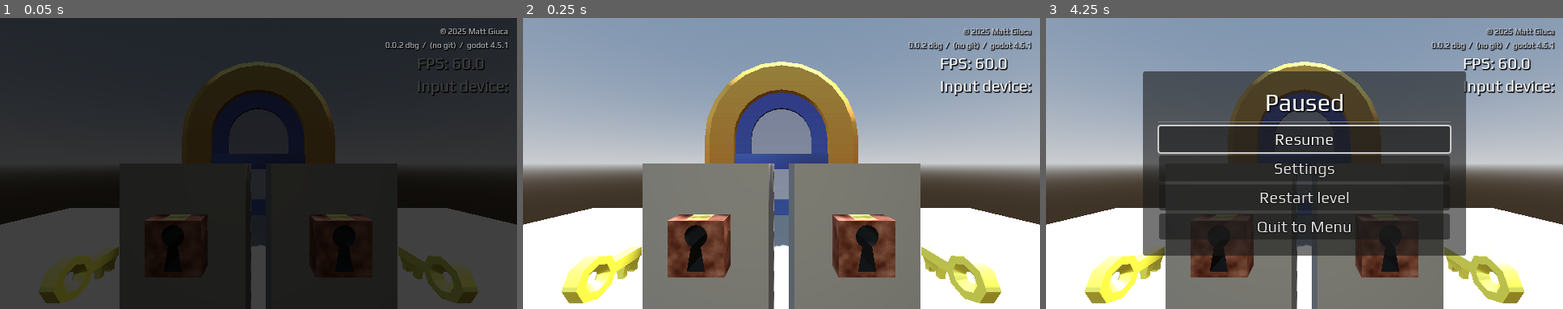
Above: before the commit, frames 1-3 (left to right).
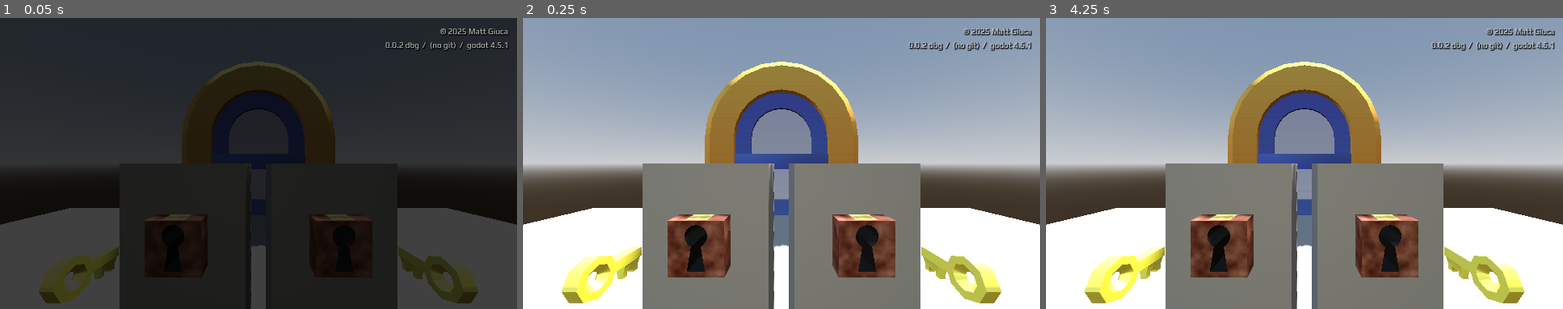
Above: after the commit, the same moments.

Repository: mgiuca/two-hands
Game: Godot game, scene res://scenes/main.tscn
Same seed, same stepped clock (60 frames per second), same inputs: the game is played once before the commit and once after it. Sound files missing from this copy of the repository are replaced by a short silence.
Inputs (mouse positions are in pixels of both pictures, inside the frame that each line leads up to):
- Up to frame 1 (0.05 s): no input
- Up to frame 2 (0.25 s): no input
- Up to frame 3 (4.25 s): tap Enter (ui_accept) at 0.5, 0.77, 1.07, 1.25, 2, 2.75, 3.5, 3.77, 4.07 s; move the mouse to (1418, 148) at 0.52 s; hold Right (ui_right) 0.53-1.25 s; click (1418, 148) at 0.67 s; drag from (1201, 178) to (1278, 221) at 1.27 s; move the mouse to (1356, 99) at 2.02 s; hold Right (ui_right) 2.03-2.75 s; click (1356, 99) at 2.17 s; drag from (1278, 221) to (1149, 119) at 2.77 s; move the mouse to (1459, 207) at 3.52 s; hold Left (ui_left) from 3.53 s (still down); click (1459, 207) at 3.67 s; tap Escape (menu, bound only before the commit) at 4.15 s

The runs differ from the first frame. In frame 1, 0.4% of the frame differs, in the area x 80-99%, y 13-27%; in frame 2, 0.8%; in frame 3, 39%, in the area x 18-99%, y 13-82%.

Commit message:
Deleted all 2D menus and UIs.
These were left over from the starter framework. Not going to have
menus.

Also deleted HUD and Settings.

Diff:
--- a/project.godot
+++ b/project.godot
@@ -70,12 +70,6 @@
 , Object(InputEventJoypadButton,"resource_local_to_scene":false,"resource_name":"","device":-1,"button_index":1,"pressure":0.0,"pressed":true,"script":null)
 ]
 }
-menu={
-"deadzone": 0.5,
-"events": [Object(InputEventKey,"resource_local_to_scene":false,"resource_name":"","device":-1,"window_id":0,"alt_pressed":false,"shift_pressed":false,"ctrl_pressed":false,"meta_pressed":false,"pressed":false,"keycode":0,"physical_keycode":4194305,"key_label":0,"unicode":0,"location":0,"echo":false,"script":null)
-, Object(InputEventJoypadButton,"resource_local_to_scene":false,"resource_name":"","device":-1,"button_index":6,"pressure":0.0,"pressed":true,"script":null)
-]
-}
 debug_prev_level={
 "deadzone": 0.5,
 "events": [Object(InputEventKey,"resource_local_to_scene":false,"resource_name":"","device":-1,"window_id":0,"alt_press …(193 unchanged characters)…
--- a/scenes/level.gd
+++ b/scenes/level.gd
@@ -1,7 +1,5 @@
 class_name Level
 extends Node
-
-@onready var hud : HUD = $UI/HUD
 
 @export_group('Setup')
 
@@ -23,12 +21,6 @@
 @export var custom_victory_sound : AudioStream
 
 @export_group('Debug')
-
-## If true, UI shows lots of extra debugging info.
-@export var debug_info : bool
-
-## Bypass the menu and immediately exit.
-@export var esc_immediately_quits : bool = false
 
 ## Introduces an artificial random lag each (actual) frame to simulate a
 ## low-performance device.
@@ -52,8 +44,6 @@
 
   LevelManager.current_level = self
 
-  hud.debug_visible = debug_info
-
   activator1.activate.connect(_on_activator_activate.bind(0))
   activator1.deactivate.connect(_on_activator_deactivate.bind(0))
   activator2.activate.connect(_on_activator_activate.bind(1))
@@ -67,25 +57,14 @@
 
 func _unhandled_input(event: InputEvent) -> void:
   # Meta/UI inputs.
-  if event.is_action_pressed('menu'):
-    if esc_immediately_quits:
-      get_tree().quit()
-    else:
-      (%Menu as Menu).show_menu()
-  elif event.is_action_pressed('debug_prev_level'):
+  if event.is_action_pressed('debug_prev_level'):
     LevelManager.switch_to_prev_level()
   elif event.is_action_pressed('debug_next_level'):
     LevelManager.switch_to_next_level()
   elif event.is_action_pressed('debug_complete_level'):
     complete_level()
 
-func _process(delta: float) -> void:
-  # Delta in real-world seconds.
-  # TODO: Only relevant if this game changes Engine.time_scale.
-  # If not, just use delta.
-  var delta_real_s := delta / Engine.time_scale
-  hud.set_framerate(1.0 / delta_real_s)
-
+func _process(_delta: float) -> void:
   if artificial_lag:
     # Artificial delay for testing.
     var x : float
--- a/scenes/level.tscn
+++ b/scenes/level.tscn
@@ -1,8 +1,6 @@
-[gd_scene load_steps=13 format=3 uid="uid://tdgkmflrwhol"]
+[gd_scene load_steps=11 format=3 uid="uid://tdgkmflrwhol"]
 
 [ext_resource type="Script" uid="uid://6el64wahmcuf" path="res://scenes/level.gd" id="1_j03b7"]
-[ext_resource type="PackedScene" uid="uid://c7js5gws2kjj5" path="res://scenes/ui/menu.tscn" id="3_8hwtq"]
-[ext_resource type="PackedScene" uid="uid://cj46p1qq7r6sp" path="res://scenes/ui/hud.tscn" id="4_epnyg"]
 [ext_resource type="AudioStream" uid="uid://d1x6iomieb5hh" path="res://sounds/success1.wav" id="6_olg7q"]
 [ext_resource type="AudioStream" uid="uid://bnj8gutlqrt4a" path="res://sounds/success2.wav" id="7_t1rx8"]
 [ext_resource type="AudioStream" uid="uid://c7kv2im1bv0o3" path="res://sounds/success3.wav" id="8_8iemx"]
@@ -31,7 +29,6 @@
 
 [node name="Level" type="Node"]
 script = ExtResource("1_j03b7")
-debug_info = true
 
 [node name="Sun" type="DirectionalLight3D" parent="."]
 transform = Transform3D(-0.8660254, -0.43301278, 0.25, 0, 0.49999997, 0.86602545, -0.50000006, 0.75, -0.43301266, 0, 0, 0)
@@ -39,15 +36,6 @@
 
 [node name="WorldEnvironment" type="WorldEnvironment" parent="."]
 environment = SubResource("Environment_mx8sn")
-
-[node name="UI" type="CanvasLayer" parent="."]
-
-[node name="HUD" parent="UI" instance=ExtResource("4_epnyg")]
-
-[node name="Menu" parent="UI" instance=ExtResource("3_8hwtq")]
-unique_name_in_owner = true
-process_mode = 2
-visible = false
 
 [node name="SndSuccess" type="AudioStreamPlayer" parent="."]
 stream = SubResource("AudioStreamRandomizer_wc255")
--- a/scenes/main_menu.gd
+++ /dev/null
@@ -1,112 +0,0 @@
-extends Node
-
-const CREDITS_SCROLL_CONTINUOUS = 300
-var txt_credits_focused : bool = false
-
-@onready var settings : Settings = %Settings
-
-@export_group('Settings')
-
-## Default volume of the music bus (0.0-1.0).
-@export var music_volume : float = 1.0
-
-## Default volume of the sound effects bus (0.0-1.0).
-@export var sound_effects_volume : float = 1.0
-
-func _ready() -> void:
-  if Main.ensure_main_and_load_file(self):
-    return
-
-  Globals.init_settings(music_volume, sound_effects_volume)
-
-  if OS.has_feature('mobile') or OS.has_feature('web'):
-    # Doesn't make sense to "quit" on mobile or web.
-    # (Especially web, which just crashes.)
-    (%BtnQuit as Control).hide()
-
-  (%BtnStart as Control).grab_focus()
-
-func _unhandled_input(event: InputEvent) -> void:
-  if event.is_action_pressed('ui_cancel'):
-    if (%Credits as Control).visible:
-      credits_back()
-
-func _process(delta: float) -> void:
-  # Manually continuously scroll based on the up/down axes.
-  # It is too janky to handle this as an input event, and the default handler
-  # doesn't work with joystick at all for some reason.
-  if txt_credits_focused:
-    var motion : float = Input.get_axis('ui_up', 'ui_down')
-    if motion != 0:
-      var scroll := (%TxtCredits as RichTextLabel).get_v_scroll_bar()
-      scroll.value += motion * CREDITS_SCROLL_CONTINUOUS * delta
-
-func _on_btn_start_pressed() -> void:
-  LevelManager.switch_to_level_index(0)
-
-func _on_btn_level_select_pressed() -> void:
-  populate_level_chooser()
-  (%TopLevel as Control).hide()
-  (%LevelChooser as Control).show()
-  var lst_levels : ItemList = %LstLevels
-  lst_levels.grab_focus()
-  if lst_levels.item_count > 0:
-    lst_levels.select(0)
-
-func _on_btn_settings_pressed() -> void:
-  (%TopLevel as Control).hide()
-  (%Settings as Settings).show_dialog()
-
-func _on_btn_credits_pressed() -> void:
-  (%TopLevel as Control).hide()
-  (%Credits as Control).show()
-  (%TxtCredits as Control).grab_focus()
-
-func _on_btn_quit_pressed() -> void:
-  get_tree().quit()
-
-func _on_settings_closed() -> void:
-  (%TopLevel as Control).show()
-  (%BtnStart as Control).grab_focus()
-
-func _on_levelchooser_btn_back_pressed() -> void:
-  (%TopLevel as Control).show()
-  (%LevelChooser as Control).hide()
-  (%BtnStart as Control).grab_focus()
-
-func _on_lst_levels_item_activated(index: int) -> void:
-  LevelManager.switch_to_level_index(index)
-
-func _on_lst_levels_item_clicked(index: int, _at_position: Vector2, _mouse_button_index: int) -> void:
-  LevelManager.switch_to_level_index(index)
-
-func credits_back() -> void:
-  (%Credits as Control).hide()
-  (%TopLevel as Control).show()
-  (%BtnStart as Control).grab_focus()
-
-func _on_credits_btn_back_pressed() -> void:
-  credits_back()
-
-func _on_txt_credits_gui_input(event: InputEvent) -> void:
-  # Simply mask ui_down and ui_up events to avoid the focus switching (see
-  # _process for handling of scrolling).
-  var txt : RichTextLabel = %TxtCredits
-  if event.is_action_pressed('ui_down', true) or event.is_action_pressed('ui_up', true):
-    txt.accept_event()
-    return
-
-func _on_txt_credits_focus_entered() -> void:
-  txt_credits_focused = true
-
-func _on_txt_credits_focus_exited() -> void:
-  txt_credits_focused = false
-
-func _on_txt_credits_meta_clicked(meta: Variant) -> void:
-  OS.shell_open(str(meta))
-
-func populate_level_chooser() -> void:
-  var list : ItemList = %LstLevels
-  list.clear()
-  for level in LevelManager.LEVEL_NAMES:
-    list.add_item(LevelManager.level_display_name(level))
--- a/scenes/main_menu.tscn
+++ b/scenes/main_menu.tscn
@@ -1,8 +1,122 @@
-[gd_scene load_steps=7 format=3 uid="uid://bvweswfxul5oo"]
-
-[ext_resource type="Script" uid="uid://5ic8vnmqsxg4" path="res://scenes/main_menu.gd" id="1_rxnnp"]
+[gd_scene load_steps=7 format=3 uid="uid://c8iwy5er36slo"]
+
 [ext_resource type="Theme" uid="uid://cav6s4wk6wpbp" path="res://themes/ui.tres" id="1_xyfva"]
 [ext_resource type="PackedScene" uid="uid://f3wv5ma8xvb0" path="res://scenes/ui/settings.tscn" id="3_wo74h"]
+
+[sub_resource type="GDScript" id="GDScript_ekxnf"]
+script/source = "extends Node
+
+const CREDITS_SCROLL_CONTINUOUS = 300
+var txt_credits_focused : bool = false
+
+@onready var settings : Settings = %Settings
+
+@export_group('Settings')
+
+## Default volume of the music bus (0.0-1.0).
+@export var music_volume : float = 1.0
+
+## Default volume of the sound effects bus (0.0-1.0).
+@export var sound_effects_volume : float = 1.0
+
+func _ready() -> void:
+  if Main.ensure_main_and_load_file(self):
+    return
+
+  Globals.init_settings(music_volume, sound_effects_volume)
+
+  if OS.has_feature('mobile') or OS.has_feature('web'):
+    # Doesn't make sense to \"quit\" on mobile or web.
+    # (Especially web, which just crashes.)
+    (%BtnQuit as Control).hide()
+
+  (%BtnStart as Control).grab_focus()
+
+func _unhandled_input(event: InputEvent) -> void:
+  if event.is_action_pressed('ui_cancel'):
+    if (%Credits as Control).visible:
+      credits_back()
+
+func _process(delta: float) -> void:
+  # Manually continuously scroll based on the up/down axes.
+  # It is too janky to handle this as an input event, and the default handler
+  # doesn't work with joystick at all for some reason.
+  if txt_credits_focused:
+    var motion : float = Input.get_axis('ui_up', 'ui_down')
+    if motion != 0:
+      var scroll := (%TxtCredits as RichTextLabel).get_v_scroll_bar()
+      scroll.value += motion * CREDITS_SCROLL_CONTINUOUS * delta
+
+func _on_btn_start_pressed() -> void:
+  LevelManager.switch_to_level_index(0)
+
+func _on_btn_level_select_pressed() -> void:
+  populate_level_chooser()
+  (%TopLevel as Control).hide()
+  (%LevelChooser as Control).show()
+  var lst_levels : ItemList = %LstLevels
+  lst_levels.grab_focus()
+  if lst_levels.item_count > 0:
+    lst_levels.select(0)
+
+func _on_btn_settings_pressed() -> void:
+  (%TopLevel as Control).hide()
+  (%Settings as Settings).show_dialog()
+
+func _on_btn_credits_pressed() -> void:
+  (%TopLevel as Control).hide()
+  (%Credits as Control).show()
+  (%TxtCredits as Control).grab_focus()
+
+func _on_btn_quit_pressed() -> void:
+  get_tree().quit()
+
+func _on_settings_closed() -> void:
+  (%TopLevel as Control).show()
+  (%BtnStart as Control).grab_focus()
+
+func _on_levelchooser_btn_back_pressed() -> void:
+  (%TopLevel as Control).show()
+  (%LevelChooser as Control).hide()
+  (%BtnStart as Control).grab_focus()
+
+func _on_lst_levels_item_activated(index: int) -> void:
+  LevelManager.switch_to_level_index(index)
+
+func _on_lst_levels_item_clicked(index: int, _at_position: Vector2, _mouse_button_index: int) -> void:
+  LevelManager.switch_to_level_index(index)
+
+func credits_back() -> void:
+  (%Credits as Control).hide()
+  (%TopLevel as Control).show()
+  (%BtnStart as Control).grab_focus()
+
+func _on_credits_btn_back_pressed() -> void:
+  credits_back()
+
+func _on_txt_credits_gui_input(event: InputEvent) -> void:
+  # Simply mask ui_down and ui_up events to avoid the focus switching (see
+  # _process for handling of scrolling).
+  var txt : RichTextLabel = %TxtCredits
+  if event.is_action_pressed('ui_down', true) or event.is_action_pressed('ui_up', true):
+    txt.accept_event()
+    return
+
+func _on_txt_credits_focus_entered() -> void:
+  txt_credits_focused = true
+
+func _on_txt_credits_focus_exited() -> void:
+  txt_credits_focused = false
+
+func _on_txt_credits_meta_clicked(meta: Variant) -> void:
+  OS.shell_open(str(meta))
+
+func populate_level_chooser() -> void:
+  var list : ItemList = %LstLevels
+  list.clear()
+  for level in LevelManager.LEVEL_NAMES:
+    list.add_item(LevelManager.level_display_name(level))
+"
 
 [sub_resource type="ProceduralSkyMaterial" id="ProceduralSkyMaterial_bqqt6"]
 sky_horizon_color = Color(0.66224277, 0.6717428, 0.6867428, 1)
@@ -17,7 +131,7 @@
 tonemap_mode = 2
 
 [node name="MainMenu" type="Node"]
-script = ExtResource("1_rxnnp")
+script = SubResource("GDScript_ekxnf")
 music_volume = null
 sound_effects_volume = null
 
--- a/scenes/managers/level_manager.gd
+++ b/scenes/managers/level_manager.gd
@@ -73,14 +73,6 @@
   switch_to_level_index(current_level_idx - 1)
   return true
 
-## Switches to next level, or to the main menu if this is the last level.
-func switch_to_next_level_or_quit() -> void:
-  if not switch_to_next_level():
-    quit_to_main_menu()
-
-func quit_to_main_menu() -> void:
-  Globals.main.change_scene_to_file('res://scenes/main_menu.tscn')
-
 ## Gets the display name for a given level name.
 func level_display_name(basename: String) -> String:
   if basename in LEVEL_DISPLAY_NAMES:
--- a/scenes/ui/hud.gd
+++ /dev/null
@@ -1,17 +0,0 @@
-class_name HUD
-extends MarginContainer
-
-@export_group('Debug')
-
-## Determines whether "debug"-level information is visible.
-@export var debug_visible : bool:
-  set(value):
-    debug_visible = value
-    (%DebugItems as Control).visible = value
-
-func _ready() -> void:
-  debug_visible = debug_visible  # Ensure setter is called.
-
-func set_framerate(framerate: float) -> void:
-  if debug_visible:
-    (%LblPerformance as Label).text = "FPS: %.1f" % framerate
--- a/scenes/ui/hud.tscn
+++ /dev/null
@@ -1,69 +0,0 @@
-[gd_scene load_steps=3 format=3 uid="uid://cj46p1qq7r6sp"]
-
-[ext_resource type="Script" uid="uid://dbr6rxjei60ph" path="res://scenes/ui/hud.gd" id="1_nixt2"]
-[ext_resource type="Theme" uid="uid://cav6s4wk6wpbp" path="res://themes/ui.tres" id="3_s44q0"]
-
-[node name="HUD" type="MarginContainer"]
-anchors_preset = 15
-anchor_right = 1.0
-anchor_bottom = 1.0
-grow_horizontal = 2
-grow_vertical = 2
-theme = ExtResource("3_s44q0")
-theme_override_constants/margin_left = 10
-theme_override_constants/margin_top = 10
-theme_override_constants/margin_right = 10
-theme_override_constants/margin_bottom = 10
-script = ExtResource("1_nixt2")
-
-[node name="TopLeft" type="VBoxContainer" parent="."]
-layout_mode = 2
-size_flags_horizontal = 0
-size_flags_vertical = 0
-
-[node name="TopRight" type="VBoxContainer" parent="."]
-layout_mode = 2
-size_flags_horizontal = 8
-size_flags_vertical = 0
-
-[node name="VbxSpace" type="VBoxContainer" parent="TopRight"]
-layout_mode = 2
-
-[node name="LblEmpty1" type="Label" parent="TopRight/VbxSpace"]
-layout_mode = 2
-size_flags_vertical = 0
-theme_override_font_sizes/font_size = 10
-
-[node name="LblEmpty2" type="Label" parent="TopRight/VbxSpace"]
-layout_mode = 2
-size_flags_vertical = 0
-theme_override_font_sizes/font_size = 10
-
-[node name="DebugItems" type="VBoxContainer" parent="TopRight"]
-unique_name_in_owner = true
-layout_mode = 2
-size_flags_horizontal = 0
-
-[node name="LblPerformance" type="Label" parent="TopRight/DebugItems"]
-unique_name_in_owner = true
-layout_mode = 2
-size_flags_horizontal = 0
-size_flags_vertical = 0
-text = "FPS:"
-
-[node name="LblInputMode" type="Label" parent="TopRight/DebugItems"]
-unique_name_in_owner = true
-layout_mode = 2
-size_flags_horizontal = 0
-size_flags_vertical = 0
-text = "Input device:"
-
-[node name="BottomLeft" type="VBoxContainer" parent="."]
-layout_mode = 2
-size_flags_horizontal = 0
-size_flags_vertical = 8
-
-[node name="BottomRight" type="VBoxContainer" parent="."]
-layout_mode = 2
-size_flags_horizontal = 8
-size_flags_vertical = 8
--- a/scenes/ui/menu.gd
+++ /dev/null
@@ -1,47 +0,0 @@
-class_name Menu
-extends Control
-
-func _ready() -> void:
-  if OS.has_feature('mobile') or OS.has_feature('web'):
-    # Doesn't make sense to "quit" on mobile or web.
-    # (Especially web, which just crashes.)
-    (%BtnQuit as Control).hide()
-  set_process_unhandled_input(false)
-
-func _unhandled_input(event: InputEvent) -> void:
-  if event.is_action_pressed('ui_cancel'):
-    resume.call_deferred()  # Don't know why I have to defer this.
-  elif event.is_action_pressed('menu'):
-    resume.call_deferred()  # Don't know why I have to defer this.
-
-func show_menu() -> void:
-  get_tree().paused = true
-  show()
-  set_process_unhandled_input(true)
-  (%BtnResume as Control).grab_focus()
-
-func resume() -> void:
-  hide()
-  get_tree().paused = false
-  set_process_unhandled_input(false)
-
-func _on_btn_resume_pressed() -> void:
-  resume()
-
-func _on_btn_settings_pressed() -> void:
-  ($TopLevel as Control).hide()
-  set_process_unhandled_input(false)
-  (%Settings as Settings).show_dialog()
-
-func _on_settings_closed() -> void:
-  ($TopLevel as Control).show()
-  set_process_unhandled_input(true)
-  (%BtnResume as Control).grab_focus()
-
-func _on_btn_restart_pressed() -> void:
-  get_tree().paused = false
-  Globals.main.reload_current_scene()
-
-func _on_btn_quit_pressed() -> void:
-  get_tree().paused = false
-  LevelManager.quit_to_main_menu()
--- a/scenes/ui/menu.tscn
+++ /dev/null
@@ -1,72 +0,0 @@
-[gd_scene load_steps=4 format=3 uid="uid://c7js5gws2kjj5"]
-
-[ext_resource type="Theme" uid="uid://cav6s4wk6wpbp" path="res://themes/ui.tres" id="1_mkcpw"]
-[ext_resource type="Script" uid="uid://djj3oeky28mfl" path="res://scenes/ui/menu.gd" id="1_q85dp"]
-[ext_resource type="PackedScene" uid="uid://f3wv5ma8xvb0" path="res://scenes/ui/settings.tscn" id="3_c30v5"]
-
-[node name="Menu" type="PanelContainer"]
-anchors_preset = 8
-anchor_left = 0.5
-anchor_top = 0.5
-anchor_right = 0.5
-anchor_bottom = 0.5
-offset_left = -110.0
-offset_top = -64.0
-offset_right = 110.0
-offset_bottom = 64.0
-grow_horizontal = 2
-grow_vertical = 2
-theme = ExtResource("1_mkcpw")
-script = ExtResource("1_q85dp")
-
-[node name="TopLevel" type="MarginContainer" parent="."]
-custom_minimum_size = Vector2(400, 1.45519e-11)
-layout_mode = 2
-theme_override_constants/margin_left = 20
-theme_override_constants/margin_top = 20
-theme_override_constants/margin_right = 20
-theme_override_constants/margin_bottom = 20
-
-[node name="VBoxContainer" type="VBoxContainer" parent="TopLevel"]
-layout_mode = 2
-
-[node name="LblPaused" type="Label" parent="TopLevel/VBoxContainer"]
-custom_minimum_size = Vector2(200, 0)
-layout_mode = 2
-theme_override_font_sizes/font_size = 30
-text = "Paused"
-horizontal_alignment = 1
-autowrap_mode = 3
-
-[node name="HSeparator" type="HSeparator" parent="TopLevel/VBoxContainer"]
-layout_mode = 2
-
-[node name="BtnResume" type="Button" parent="TopLevel/VBoxContainer"]
-unique_name_in_owner = true
-layout_mode = 2
-text = "Resume"
-
-[node name="BtnSettings" type="Button" parent="TopLevel/VBoxContainer"]
-unique_name_in_owner = true
-layout_mode = 2
-text = "Settings"
-
-[node name="BtnRestart" type="Button" parent="TopLevel/VBoxContainer"]
-layout_mode = 2
-text = "Restart level"
-
-[node name="BtnQuit" type="Button" parent="TopLevel/VBoxContainer"]
-unique_name_in_owner = true
-layout_mode = 2
-text = "Quit to Menu"
-
-[node name="Settings" parent="." instance=ExtResource("3_c30v5")]
-unique_name_in_owner = true
-visible = false
-layout_mode = 2
-
-[connection signal="pressed" from="TopLevel/VBoxContainer/BtnResume" to="." method="_on_btn_resume_pressed"]
-[connection signal="pressed" from="TopLevel/VBoxContainer/BtnSettings" to="." method="_on_btn_settings_pressed"]
-[connection signal="pressed" from="TopLevel/VBoxContainer/BtnRestart" to="." method="_on_btn_restart_pressed"]
-[connection signal="pressed" from="TopLevel/VBoxContainer/BtnQuit" to="." method="_on_btn_quit_pressed"]
-[connection signal="closed" from="Settings" to="." method="_on_settings_closed"]
--- a/scenes/ui/settings.gd
+++ /dev/null
@@ -1,31 +0,0 @@
-# Settings dialog.
-class_name Settings
-extends PanelContainer
-
-## Emitted when the dialog closes.
-signal closed
-
-func _unhandled_input(event: InputEvent) -> void:
-  if event.is_action_pressed('ui_cancel') or event.is_action_pressed('ui_menu'):
-    close_dialog()
-
-func show_dialog() -> void:
-  (%SldMusicVolume as Slider).value = AudioManager.music_volume
-  (%SldSoundVolume as Slider).value = AudioManager.fx_volume
-  show()
-  set_process_unhandled_input(true)
-  (%SldMusicVolume as Control).grab_focus()
-
-func close_dialog() -> void:
-  hide()
-  set_process_unhandled_input(false)
-  closed.emit()
-
-func _on_btn_back_pressed() -> void:
-  close_dialog()
-
-func _on_sld_music_volume_value_changed(value: float) -> void:
-  AudioManager.music_volume = value
-
-func _on_sld_sound_volume_value_changed(value: float) -> void:
-  AudioManager.fx_volume = value
--- a/scenes/ui/settings.tscn
+++ /dev/null
@@ -1,82 +0,0 @@
-[gd_scene load_steps=3 format=3 uid="uid://f3wv5ma8xvb0"]
-
-[ext_resource type="Theme" uid="uid://cav6s4wk6wpbp" path="res://themes/ui.tres" id="1_al8lt"]
-[ext_resource type="Script" uid="uid://5g3lk70qknfc" path="res://scenes/ui/settings.gd" id="2_b3nay"]
-
-[node name="Settings" type="PanelContainer"]
-anchors_preset = 8
-anchor_left = 0.5
-anchor_top = 0.5
-anchor_right = 0.5
-anchor_bottom = 0.5
-offset_left = -110.0
-offset_top = -64.0
-offset_right = 110.0
-offset_bottom = 64.0
-grow_horizontal = 2
-grow_vertical = 2
-theme = ExtResource("1_al8lt")
-script = ExtResource("2_b3nay")
-
-[node name="MarginContainer" type="MarginContainer" parent="."]
-layout_mode = 2
-theme_override_constants/margin_left = 10
-theme_override_constants/margin_top = 10
-theme_override_constants/margin_right = 10
-theme_override_constants/margin_bottom = 10
-
-[node name="VBoxContainer" type="VBoxContainer" parent="MarginContainer"]
-layout_mode = 2
-
-[node name="Label" type="Label" parent="MarginContainer/VBoxContainer"]
-custom_minimum_size = Vector2(200, 0)
-layout_mode = 2
-size_flags_horizontal = 4
-theme_override_font_sizes/font_size = 30
-text = "Settings"
-horizontal_alignment = 1
-autowrap_mode = 3
-
-[node name="HbxMusic" type="HBoxContainer" parent="MarginContainer/VBoxContainer"]
-layout_mode = 2
-
-[node name="Label" type="Label" parent="MarginContainer/VBoxContainer/HbxMusic"]
-custom_minimum_size = Vector2(210, 1.45519e-11)
-layout_mode = 2
-text = "Music volume:"
-
-[node name="SldMusicVolume" type="HSlider" parent="MarginContainer/VBoxContainer/HbxMusic"]
-unique_name_in_owner = true
-custom_minimum_size = Vector2(100, 0)
-layout_mode = 2
-max_value = 1.0
-step = 0.01
-scrollable = false
-
-[node name="HbxSound" type="HBoxContainer" parent="MarginContainer/VBoxContainer"]
-layout_mode = 2
-
-[node name="Label" type="Label" parent="MarginContainer/VBoxContainer/HbxSound"]
-custom_minimum_size = Vector2(210, 1.45519e-11)
-layout_mode = 2
-text = "Sound effects volume:"
-
-[node name="SldSoundVolume" type="HSlider" parent="MarginContainer/VBoxContainer/HbxSound"]
-unique_name_in_owner = true
-custom_minimum_size = Vector2(100, 0)
-layout_mode = 2
-max_value = 1.0
-step = 0.01
-scrollable = false
-
-[node name="HBoxContainer" type="HBoxContainer" parent="MarginContainer/VBoxContainer"]
-layout_mode = 2
-alignment = 1
-
-[node name="BtnBack" type="Button" parent="MarginContainer/VBoxContainer/HBoxContainer"]
-layout_mode = 2
-text = "Back"
-
-[connection signal="value_changed" from="MarginContainer/VBoxContainer/HbxMusic/SldMusicVolume" to="." method="_on_sld_music_volume_value_changed"]
-[connection signal="value_changed" from="MarginContainer/VBoxContainer/HbxSound/SldSoundVolume" to="." method="_on_sld_sound_volume_value_changed"]
-[connection signal="pressed" from="MarginContainer/VBoxContainer/HBoxContainer/BtnBack" to="." method="_on_btn_back_pressed"]
Not shown, removed: scenes/main_menu.gd.uid
Not shown, removed: scenes/ui/hud.gd.uid
Not shown, removed: scenes/ui/menu.gd.uid
Not shown, removed: scenes/ui/settings.gd.uid
